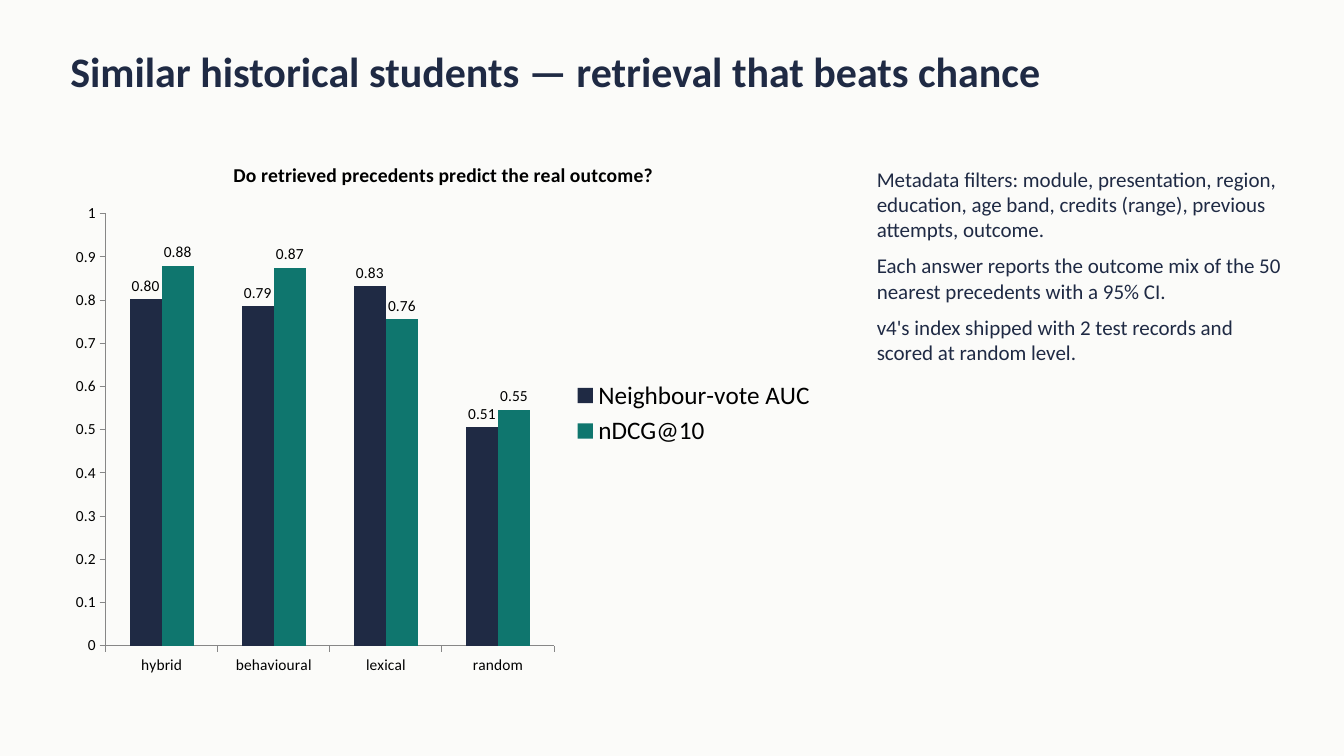
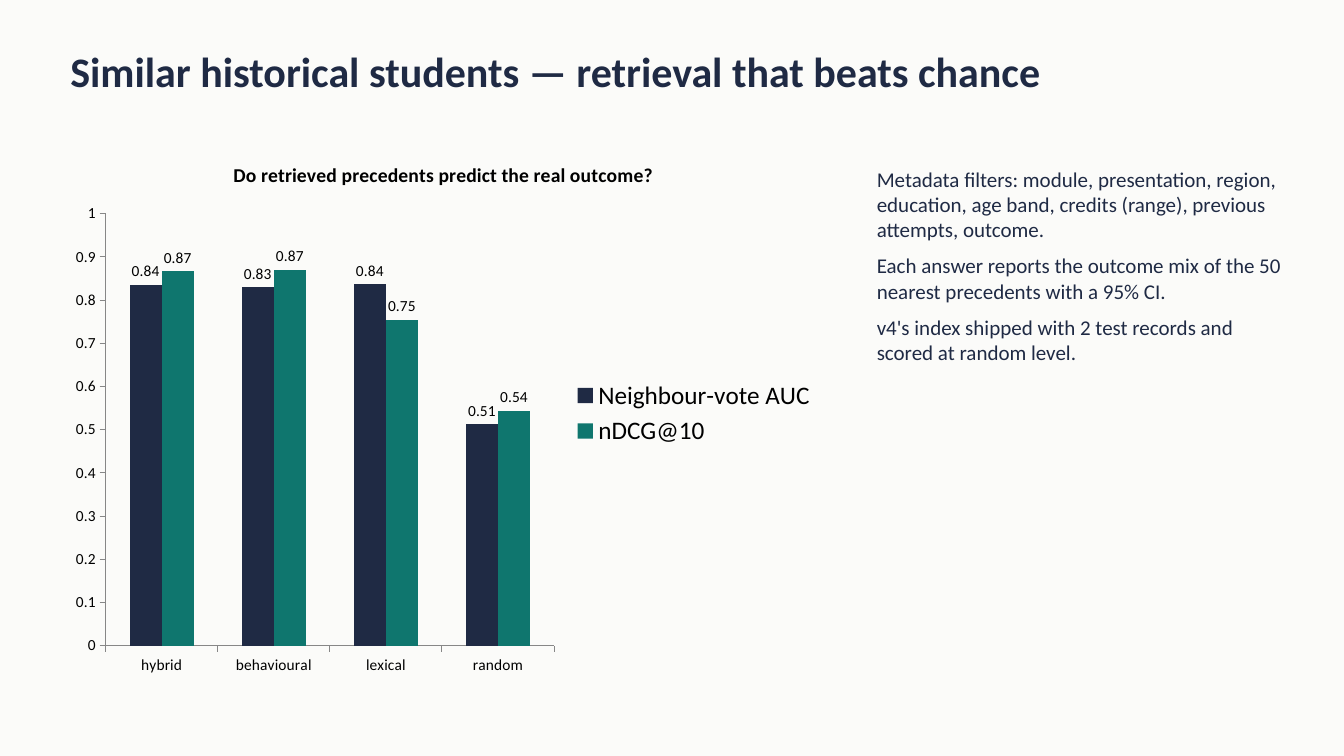
Before and after one commit to stealthynugget/student_success_assistant, a slide deck: slide 8 of docs/Student_Success_Assistant_10min.pptx. Drawn at 1344x756 pixels with LibreOffice and Linux fonts; fonts in the diff are those of the drawing. Boxes give left, top, right and bottom in pixels: in the first picture for what was removed or moved away, otherwise in the second. Text is boxed around its words. In the diff, an @@ line names an element or a change of style, - is before the commit and + after.

```diff
--- a/docs/Student_Success_Assistant_10min.pptx
+++ b/docs/Student_Success_Assistant_10min.pptx
@@ column chart at (60, 141, 827, 686) @@
@@ Neighbour-vote AUC, hybrid: 0.8 to 0.84 @@
@@ Neighbour-vote AUC, behavioural: 0.79 to 0.83 @@
@@ Neighbour-vote AUC, lexical: 0.83 to 0.84 @@
@@ nDCG@10, hybrid: 0.88 to 0.87 @@
@@ nDCG@10, lexical: 0.76 to 0.75 @@
@@ nDCG@10, random: 0.55 to 0.54 @@
```
Also in this commit, not shown: 5 other slides changed, 5 other files.
